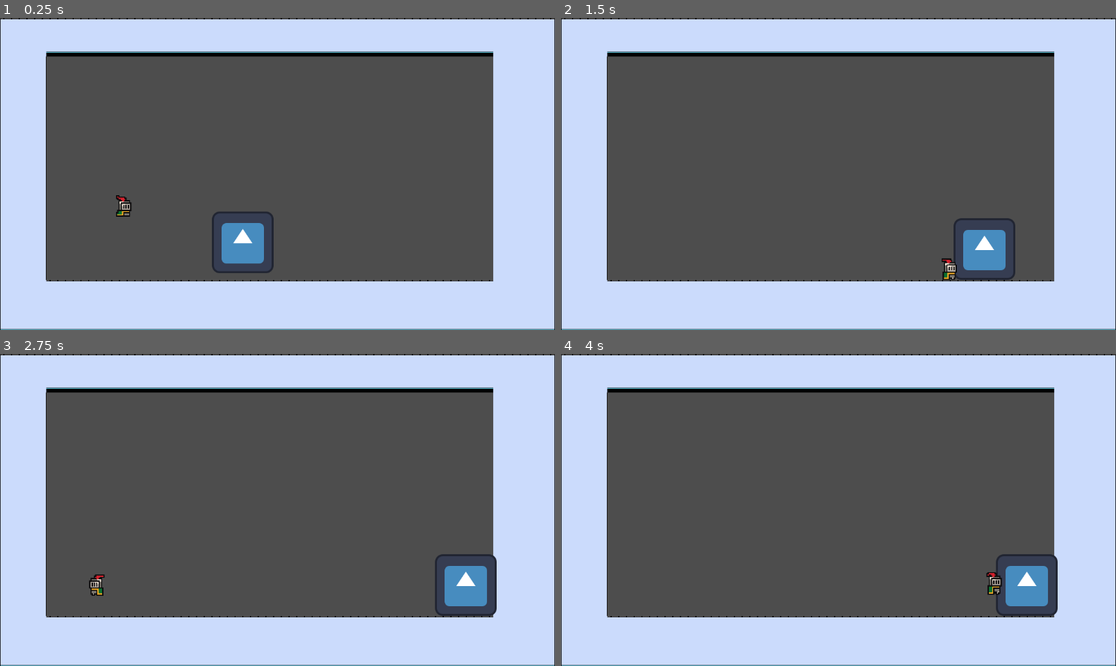
Above: before the commit, frames 1-4 (two rows, left to right).
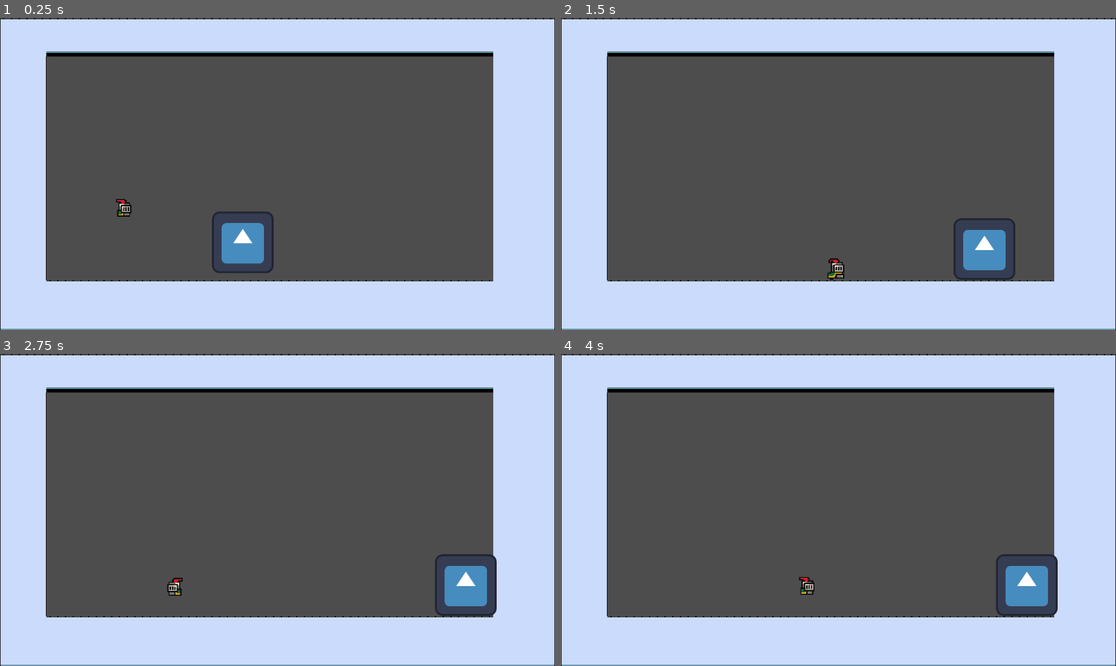
Above: after the commit, the same moments.

Repository: PjotrNik/shefjam
Game: Godot game, scene res://phase_1_map.tscn
The game is run twice, just before and just after one commit, with the same random seed, the same clock (stepped at 60 frames per second) and the same inputs. The engine's default icon, where the game draws it, is replaced by a stand-in: a white triangle on a blue panel in a dark square.
Inputs:
- Up to frame 1 (0.25 s): no input
- Up to frame 2 (1.5 s): hold D (move_right) from 0.53 s (still down); tap Space (dash) at 0.6 s; tap S (jump) at 0.77, 0.8, 1.07, 1.35 s
- Up to frame 3 (2.75 s): tap S (jump) at 1.52, 1.82, 2.3 s; tap Space (dash) at 1.55, 2.1 s; release D (move_right) at 2.03 s; hold A (move_left) from 2.03 s (still down)
- Up to frame 4 (4 s): release A (move_left) at 2.78 s; hold D (move_right) from 2.78 s (still down); tap Space (dash) at 2.85 s; tap S (jump) at 3.02, 3.32, 3.6, 3.77 s

The runs differ from the first frame. In frame 1, less than 0.1% of the frame differs, in the area x 20-24%, y 56-64%; in frame 2, 0.3%, in the area x 47-72%, y 77-84%; in frame 3, 0.3%; in frame 4, 0.3%.

Commit message:
Fixed dashing

Diff:
--- a/scenes/player.tscn
+++ b/scenes/player.tscn
@@ -251,3 +251,6 @@
 
 [node name="DashCooldown" type="Timer" parent="."]
 one_shot = true
+
+[connection signal="timeout" from="DashTimer" to="." method="_on_dash_timer_timeout"]
+[connection signal="timeout" from="DashCooldown" to="." method="_on_dash_cooldown_timeout"]
--- a/scripts/player.gd
+++ b/scripts/player.gd
@@ -3,7 +3,7 @@
 
 const SPEED = 130.0
 const JUMP_VELOCITY = -300.0
-const DASH_SPEED = 1000
+const DASH_SPEED = 500
 
 @onready var animated_sprite_2d: AnimatedSprite2D = $AnimatedSprite2D
 #@onready var audio_stream_player_2d: AudioStreamPlayer2D = $AudioStreamPlayer2D
@@ -30,16 +30,16 @@
 	var direction = Input.get_axis("move_left", "move_right")
 	var current_dash_direction = direction
 
-	if Input.is_action_just_pressed("dash") and is_on_floor() and can_dash and direction != 0:
+	if Input.is_action_just_pressed("dash") and can_dash and direction != 0:
 		dashing = true
 		can_dash = false
-		current_dash_direction = direction
+		#current_dash_direction = direction
 		$DashTimer.start()
 		$DashCooldown.start()
 	if direction and not is_dead: #TODO dash is stopped when no direction is pressed
 		if dashing:
 			velocity.x = current_dash_direction * DASH_SPEED
-			#$AnimatedSprite2D.play("dash")
+			play_animations("dash")
 		else:
 			velocity.x = direction * SPEED
 			play_animations("run")
@@ -58,7 +58,18 @@
 
 func play_animations(name: String) -> void:
 	pass
-	#if is_on_floor():
-		#animated_sprite_2d.play(name)
-	#else:
-		#animated_sprite_2d.play("jump")
+	if is_on_floor():
+		animated_sprite_2d.play(name)
+	else:
+		if dashing:
+			animated_sprite_2d.play("Dash")
+		else:
+			animated_sprite_2d.play("jump")
+
+
+func _on_dash_timer_timeout() -> void:
+	dashing = false
+
+
+func _on_dash_cooldown_timeout() -> void:
+	can_dash = true
